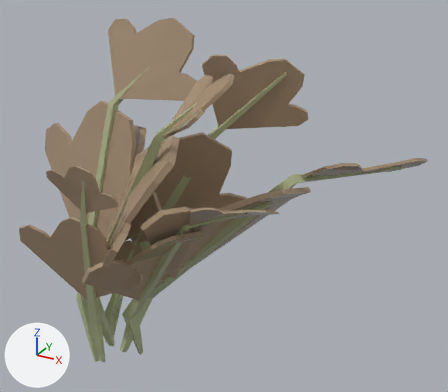
Before and after pictures for a commit that changed the FBX model Assets/Art/Models/Vegetables/Carrot/Dry/Carrot_Dry_4.fbx.
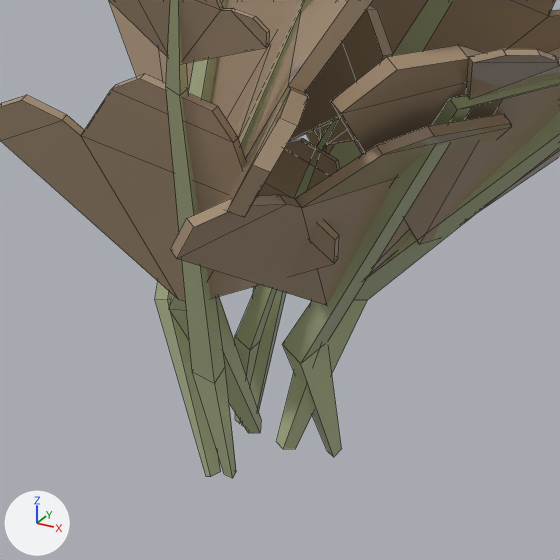
Old and new are each drawn whole from a camera (50 mm lens) standing at (0.218, -0.252, 0.247) and looking at (0.068, 0.02, 0.11) and again close up on the part from 5% to 50% of the width and 48% to 100% of the height. Every picture has the same lights, and +X, +Y and +Z are marked at lower left. The close-ups show mesh edges as thin lines. Where no turn or scale is listed for an object, it has been applied to the vertices.

Names of what the first close-up shows: '4_Dry_Carrot'.
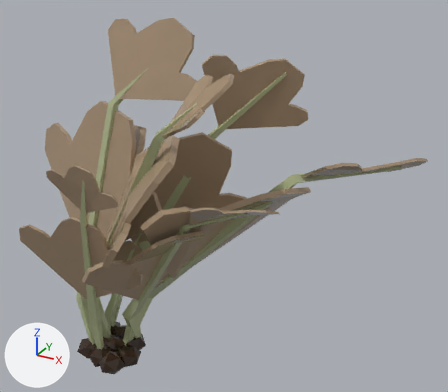
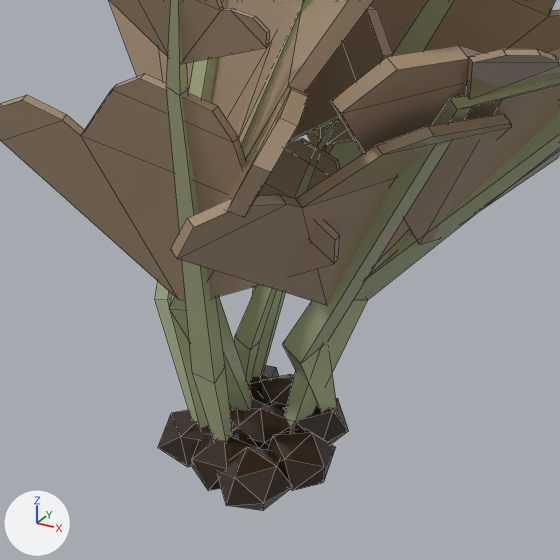
The newer file is also rescaled (x2.0) as a whole; pictures and numbers use the older file's frame.

The change, as a list of edits to the scene's bpy script:
```text
Change me_plane_003:
    used by ob_4_dry_carrot; location = (0.0, 0.0, 0.0)
    remove me_plane_003.from_pydata(...)  # 560 vertices, 505 faces; spans x -0.061..0.171, y -0.064..0.074, z -0.013..0.204
    add me_plane_003.from_pydata(...)  # 668 vertices, 685 faces; spans x -0.061..0.171, y -0.064..0.074, z -0.008..0.204
    me_plane_003 part 1: a new loose piece, an icosphere of 20 faces spanning x -0.001..0.015, y 0.0..0.017, z -0.008..0.005, in mat_base_color (picture img_paleta_png)
    me_plane_003 part 2: a new loose piece, an icosphere of 20 faces spanning x 0.0..0.016, y -0.022..-0.006, z -0.008..0.005, in mat_base_color (picture img_paleta_png)
    me_plane_003 part 3: a new loose piece, an icosphere of 20 faces spanning x -0.022..-0.005, y -0.016..-0.001, z -0.008..0.005, in mat_base_color (picture img_paleta_png)
    me_plane_003 part 4: a new loose piece, an icosphere of 20 faces spanning x -0.022..-0.006, y 0.003..0.02, z -0.008..0.005, in mat_base_color (picture img_paleta_png)
    me_plane_003 part 5: a new loose piece, an icosphere of 20 faces spanning x -0.018..-0.002, y -0.006..0.01, z -0.008..0.005, in mat_base_color (picture img_paleta_png)
    me_plane_003 part 6: a new loose piece, an icosphere of 20 faces spanning x -0.012..0.005, y 0.004..0.019, z -0.008..0.005, in mat_base_color (picture img_paleta_png)
    me_plane_003 part 7: a new loose piece, an icosphere of 20 faces spanning x -0.01..0.005, y -0.019..-0.004, z -0.008..0.005, in mat_base_color (picture img_paleta_png)
    me_plane_003 part 8: a new loose piece, an icosphere of 20 faces spanning x -0.009..0.007, y -0.008..0.008, z -0.008..0.005, in mat_base_color (picture img_paleta_png)
    me_plane_003 part 9: a new loose piece, an icosphere of 20 faces spanning x 0.004..0.02, y -0.011..0.004, z -0.008..0.005, in mat_base_color (picture img_paleta_png)
    me_plane_003 part 10
    5 vertices in x -0.012..0.011, y -0.01..0.015, z -0.011 move by (0.0, 0.0, 0.005)
    4 vertices in x -0.013..-0.002, y -0.011..0.007, z -0.007 move by (0.0, 0.0, 0.001)
    3 vertices in x -0.009..0.001, y 0.002..0.007, z -0.004 move by (0.0, 0.0, -0.002)
    9 vertices move from x -0.016..0.01, y -0.011..0.013, z -0.013..-0.005 to x -0.016..0.01, y -0.011..0.013, z -0.006
```

Location of each change, [x1, y1, x2, y2] in pixels of the close-ups (560 x 560 px; the box of a moved part takes in the faces that stretch with it):
'4_Dry_Carrot', reshaped
    before: [0, 0, 560, 478]
    after: [0, 0, 560, 511]
part 1 of me_plane_003, added (black)
    after: [284, 398, 349, 444]
part 2 of me_plane_003, added
    after: [218, 447, 291, 511]
part 3 of me_plane_003, added (brown)
    after: [158, 410, 211, 467]
part 4 of me_plane_003, added
    after: [249, 365, 279, 392]
part 5 of me_plane_003, added
    after: [230, 389, 266, 426]
part 6 of me_plane_003, added
    after: [258, 374, 294, 408]
part 7 of me_plane_003, added (brown)
    after: [192, 429, 258, 490]
part 8 of me_plane_003, added
    after: [232, 404, 291, 450]
part 9 of me_plane_003, added
    after: [268, 429, 336, 491]
part 10 of me_plane_003, moved or reshaped
    before: [155, 288, 367, 478]
    after: [155, 287, 368, 442]
